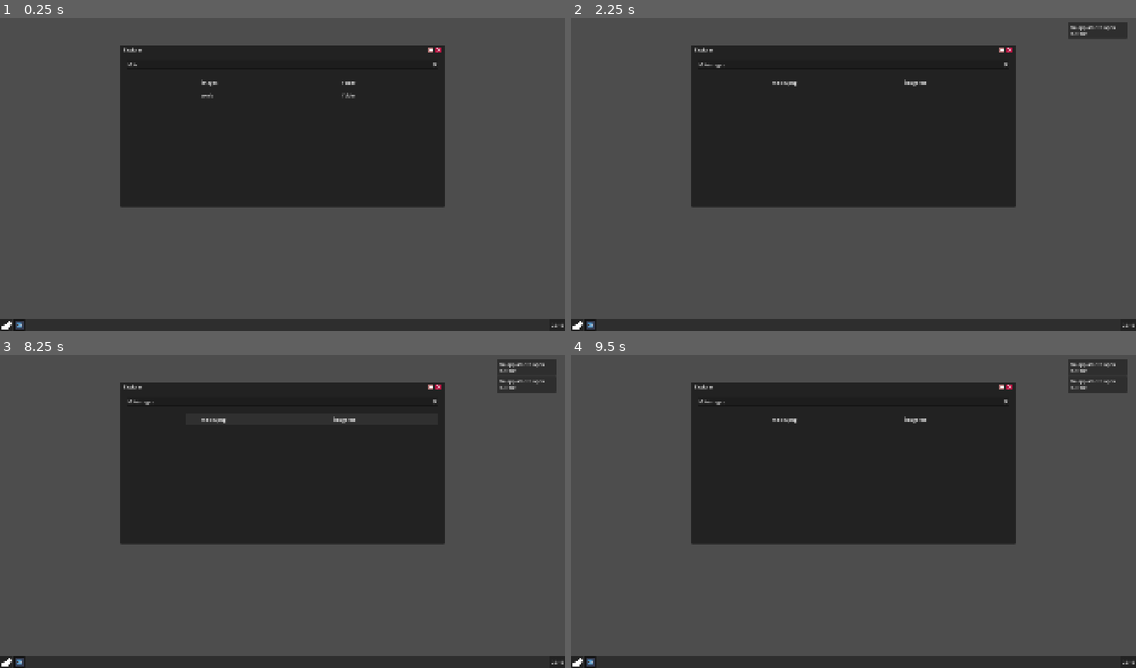
Above: before the commit, frames 1-4 (two rows, left to right).
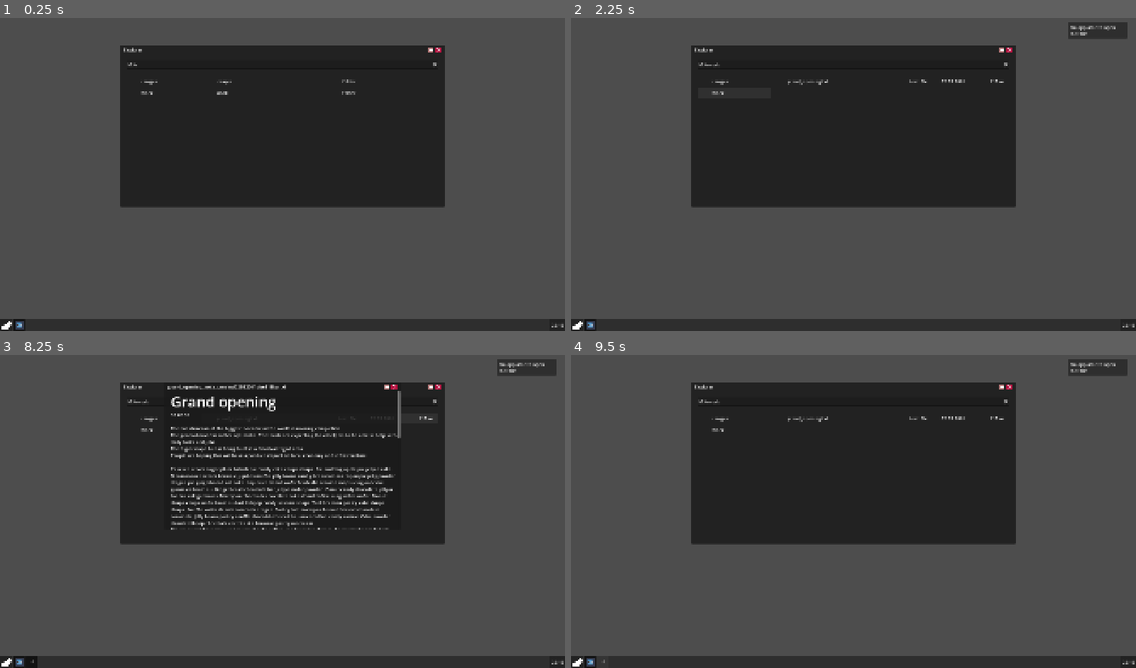
Above: after the commit, the same moments.

Repository: Dherleth/melon-os
Game: Godot game, scene res://os/core/os_system/os_system.tscn
Same seed, same stepped clock (60 frames per second), same inputs: the game is played once before the commit and once after it.
Inputs (mouse positions are in pixels of both pictures, inside the frame that each line leads up to):
- Up to frame 1 (0.25 s): no input
- Up to frame 2 (2.25 s): click (881, 83) at 0.52 s; click (881, 83) at 1.27 s; click (734, 93) at 2.02 s
- Up to frame 3 (8.25 s): click (5, 661) at 2.75 s; click (5, 661) at 3.5 s; click (429, 386) at 4.25 s; click (16, 661) at 5 s; click "22:13" at 5.75 s; click (429, 386) at 6.5 s; click (16, 661) at 7.25 s; click (310, 420) at 8.02 s
- Up to frame 4 (9.5 s): click (604, 661) at 8.77 s

The runs differ from the first frame. In frame 1, 0.2% of the frame differs, in the area x 24-63%, y 19-26%; in frame 2, 0.2%; in frame 3, 4.4%, in the area x 4-99%, y 6-100%; in frame 4, 0.7%.

Commit message:
fs tree in file explorer

Diff:
--- a/os/core/os_app/os_app_manager.gd
+++ b/os/core/os_app/os_app_manager.gd
@@ -14,12 +14,14 @@
 
 
 func launch_app(app_id: StringName, file_path := "") -> OsAppScene:
+	# Does the app with app_id exists ?
 	if not available_apps.has(app_id):
 		os_system.add_notification("No app able to open that file")
 		return null
 
 	var definition: OsAppDefinition = available_apps[app_id]
 
+	# Can the app be launched multiple times ?
 	if not definition.allow_multiple_instances:
 		var existing := _get_running_instance(app_id)
 
@@ -28,6 +30,7 @@
 				windows_container.focus_window(existing.os_window)
 			return existing
 
+	# Instantiate the app and sets it's necessary data to work
 	var app_instance = definition.scene.instantiate() as OsAppScene
 	app_instance.app_definition = definition
 	app_instance.file_path = file_path
@@ -35,19 +38,22 @@
 
 	running_apps.append(app_instance)
 
+	# Opens a window and gives it the app.
 	if windows_container:
 		var app_window := windows_container.open_window(app_instance)
 		app_window.closed.connect(_on_app_window_closed)
 		app_window.focused.connect(_on_app_window_focused)
 		app_instance.setup()
 
+	# Add a task bar button for that app instance
 	if task_bar:
 		task_bar.add_app_button(app_instance)
 
 	return app_instance
 
-
+#
 func close_app(app_instance: OsAppScene) -> void:
+	app_instance.queue_free()
 	running_apps.erase(app_instance)
 
 
--- a/os/core/os_system/os_system.gd
+++ b/os/core/os_system/os_system.gd
@@ -38,7 +38,9 @@
 	open_file(os_definition.filesystem_base_path)
 
 
-
+# Determines the app to use to open the file with FILE_ASSOCIATIONS.
+# The app then has the responsability to know how to open the file and use the
+# data in it.
 func open_file(file_path: String):
 	var file_extension = file_path.get_extension()
 
--- a/os/data/apps/file_explorer/file_button.gd
+++ b/os/data/apps/file_explorer/file_button.gd
@@ -5,6 +5,8 @@
 @onready var type_label: Label = $MarginContainer/HBoxContainer/TypeLabel
 @onready var creation_date_label: Label = $MarginContainer/HBoxContainer/CreationDateLabel
 @onready var size_label: Label = $MarginContainer/HBoxContainer/SizeLabel
+@onready var h_box_container: HBoxContainer = $MarginContainer/HBoxContainer
+@onready var margin_container: MarginContainer = $MarginContainer
 
 const FILE_TYPE := {
 	"png": "image file",
@@ -19,37 +21,107 @@
 	"mp3": "sound file",
 	"wav": "sound file",
 	"ogg": "sound file",
+
+	"": "folder"
 }
 
+# filename_p can be a standard filename and will be displayed as it is in the project structure,
+# with no metadata.
+# Or we can specify custom metadata as:
+# my_file_name_meta_created01012001size100ko.txt
+#
+# the filename will be: my_file_name.txt,
+# the creation date will be: 01.01.2001,
+# the size will be: 100ko
+#
+# If with_details is false, we hide all the labels except the filename.
+# This is usefull for displaying folders in the file explorer tree, or desktop buttons
+# for example.
+#
+# Spaces is used to show indentation in the file explorer tree
+func setup(filename_p: String, with_details := true, spaces := 0) -> void:
+	if spaces > 0:
+		var count = spaces
+		while count != 0:
+			var spacer = Label.new()
+			h_box_container.add_child(spacer)
+			h_box_container.move_child(spacer, 0)
+			count = count - 1
 
-# Of the form "name-creationDate-sizeInKo.extension"
-func setup(filename_p: String) -> void:
-	var parts := filename_p.split("-")
+	type_label.text = ""
+	creation_date_label.text = ""
+	size_label.text = ""
+
 	var extension := filename_p.get_extension().to_lower()
-	var filename := filename_p
-	var type := ""
-	var creation_date := ""
-	var size_txt := ""
-
-	if extension == "":
-		type = "folder"
-
-	if parts.size() > 1:
-		filename = parts[0] + "." + extension
-
-		if parts[1].length() >= 4:
-			creation_date = parts[1].substr(0,2) + "." + parts[1].substr(2,2) + "." + parts[1].substr(4)
-
 
 	if FILE_TYPE.has(extension):
-		type = FILE_TYPE[extension]
+		type_label.text = FILE_TYPE[extension]
 
+	var metadata_start = filename_p.find("_meta_")
 
-	if parts.size() > 2:
-		size_txt = parts[2].split(".")[0] + "ko"
+	if metadata_start == -1:
+		# This is a standard filename
+		filename_label.text = filename_p
 
+		if with_details:
+			# We don't read metadata for standard filename
+			pass
+		else:
+			filename_label.text_overrun_behavior = TextServer.OVERRUN_NO_TRIMMING
+			type_label.hide()
+			creation_date_label.hide()
+			size_label.hide()
+	else:
+		# The filename is formatted with custom metadata
 
-	filename_label.text = filename
-	type_label.text = type
-	creation_date_label.text = creation_date
-	size_label.text = size_txt
+		# Rebuilds the filename without metadata
+
+		filename_label.text = filename_p.substr(0, metadata_start)
+		if extension != "":
+			filename_label.text = filename_label.text + "." + extension
+
+		if with_details:
+			# Isolates metadata from the filename
+			var metadata := filename_p.substr(metadata_start + "_meta_".length())
+
+			# removes the extension from the metadata
+			if extension != "":
+				metadata = metadata.split(".")[0]
+
+			var creation_date_start = metadata.find("created")
+
+			if creation_date_start != -1:
+				var date_format_length = "01012001".length()
+				var creation_date = metadata.substr(creation_date_start + "created".length(), date_format_length)
+
+				if creation_date.length() == date_format_length:
+					creation_date_label.show()
+					creation_date_label.text = creation_date.substr(0,2) + "." + creation_date.substr(2,2) + "." + creation_date.substr(4)
+
+			var size_start = metadata.find("size")
+
+			if size_start != -1:
+				# We search for the end of the size string
+				var recognized_sizes := ["ko", "kb", "mo", "mb", "go", "gb"]
+				var size_str = metadata.substr(size_start + "size".length()).to_lower()
+
+				for recognized_size in recognized_sizes:
+					if size_str.contains(recognized_size):
+						var size_end = size_str.find(recognized_size)
+						# Resubstr in case there was an uppercase in the size
+						size_str = metadata.substr(size_start + "size".length(), size_end + recognized_size.length())
+						size_label.show()
+						size_label.text = size_str
+						break
+		else:
+			filename_label.text_overrun_behavior = TextServer.OVERRUN_NO_TRIMMING
+			type_label.hide()
+			creation_date_label.hide()
+			size_label.hide()
+
+	# For scrollbar to appear if placed inside a scrollbar containers.
+	# We wait for the sizes to be updated at runtime
+	await get_tree().process_frame
+
+	# Root node does not update it's size automatically when content changes
+	self.custom_minimum_size.x = margin_container.size.x
--- a/os/data/apps/file_explorer/file_button.tscn
+++ b/os/data/apps/file_explorer/file_button.tscn
@@ -6,10 +6,8 @@
 bg_color = Color(0.6, 0.6, 0.6, 0)
 
 [node name="FileButton" type="Button" unique_id=1732079923]
-custom_minimum_size = Vector2(0, 40)
-custom_maximum_size = Vector2(-1, 40)
-offset_right = 8.0
-offset_bottom = 50.0
+custom_minimum_size = Vector2(0, 35)
+offset_bottom = 35.0
 size_flags_horizontal = 3
 theme_override_styles/normal = SubResource("StyleBoxFlat_3c6o5")
 script = ExtResource("1_8r5e7")
@@ -30,7 +28,6 @@
 [node name="HBoxContainer" type="HBoxContainer" parent="MarginContainer" unique_id=18145640]
 layout_mode = 2
 theme_override_constants/separation = 30
-alignment = 2
 
 [node name="TextureRect" type="TextureRect" parent="MarginContainer/HBoxContainer" unique_id=1546340324]
 layout_mode = 2
--- a/os/data/apps/file_explorer/file_explorer.gd
+++ b/os/data/apps/file_explorer/file_explorer.gd
@@ -10,20 +10,26 @@
 func setup() -> void:
 	_set_path_input_text(file_path)
 
-	scan_directory(file_path)
+	scan_directory(file_path, true)
 
 
+# Shows the content of the directory that:
+# 1. opened the file explorer or
+# 2. that was clicked in the file explorer
+#
+# If 1, we set recursive to true to go through the whole tree and show the fs tree
+# on the left (only directories).
 func scan_directory(path: String, recursive := false, level := 0) -> void:
-	# Prevents from opening the godot project paths not in the intended runtime filesystem base path
+	# Prevents from opening paths that are not in the intended runtime path
 	if not path.contains(os_system.os_definition.filesystem_base_path):
 		return
 
+	# Empties the content on the first pass
 	if level == 0:
 		for child in folder_content_list.get_children():
 			child.queue_free()
 
 	var dir := DirAccess.open(path)
-
 	if dir == null:
 		return
 
@@ -33,16 +39,26 @@
 
 	while entry != "":
 		if entry != "." and entry != "..":
-			if not os_system.os_definition.extensions_to_hide.has(entry.get_extension()):
+			var is_authorized_extension = not os_system.os_definition.extensions_to_hide.has(entry.get_extension())
+
+			if is_authorized_extension:
 				var full_path := path.path_join(entry)
 
-				var file_button_instance := file_button_scene.instantiate() as FileButton
-				folder_content_list.add_child(file_button_instance)
-				file_button_instance.setup(full_path.get_file())
-				file_button_instance.pressed.connect(_on_file_button_pressed.bind(full_path))
+				if level == 0:
+					# Shows the content of the directory
+					var file_button_instance := file_button_scene.instantiate() as FileButton
+					folder_content_list.add_child(file_button_instance)
+					file_button_instance.setup(full_path.get_file())
+					file_button_instance.pressed.connect(_on_file_button_pressed.bind(full_path))
 
-				if dir.current_is_dir() and recursive:
-					scan_directory(full_path, recursive, level + 1)
+				if recursive:
+					# We are scanning the whole fs to show the tree
+					if dir.current_is_dir():
+						var file_button_instance := file_button_scene.instantiate() as FileButton
+						folders_list.add_child(file_button_instance)
+						file_button_instance.setup(full_path.get_file(), false, level)
+						file_button_instance.pressed.connect(_on_file_button_pressed.bind(full_path))
+						scan_directory(full_path, recursive, level + 1)
 
 		entry = dir.get_next()
 
--- a/os/data/apps/file_explorer/file_explorer.tscn
+++ b/os/data/apps/file_explorer/file_explorer.tscn
@@ -1,6 +1,11 @@
 [gd_scene format=3 uid="uid://be1mvvn43le1e"]
 
 [ext_resource type="Script" uid="uid://ccjkthrdo4wpc" path="res://os/data/apps/file_explorer/file_explorer.gd" id="1_b55kx"]
+
+[sub_resource type="StyleBoxFlat" id="StyleBoxFlat_8r5e7"]
+bg_color = Color(0, 0, 0, 0)
+border_width_right = 2
+border_color = Color(0, 0, 0, 1)
 
 [node name="FileExplorer" type="VBoxContainer" unique_id=351714816]
 anchors_preset = 15
@@ -34,12 +39,14 @@
 layout_mode = 2
 
 [node name="ScrollContainer2" type="ScrollContainer" parent="MarginContainer2/HBoxContainer" unique_id=1180461086]
-custom_minimum_size = Vector2(200, 0)
-custom_maximum_size = Vector2(200, -1)
+custom_minimum_size = Vector2(250, 0)
+custom_maximum_size = Vector2(250, -1)
 layout_mode = 2
+theme_override_styles/panel = SubResource("StyleBoxFlat_8r5e7")
 
 [node name="FoldersList" type="VBoxContainer" parent="MarginContainer2/HBoxContainer/ScrollContainer2" unique_id=55888007]
 layout_mode = 2
+size_flags_horizontal = 3
 
 [node name="ScrollContainer" type="ScrollContainer" parent="MarginContainer2/HBoxContainer" unique_id=1232449453]
 layout_mode = 2
Renamed: os/data/filesystem/work/grand_opening-01012001-100.txt -> os/data/filesystem/work/grand_opening_meta_created02032001size113ko.txt
Not shown, changed: os/data/filesystem/.DS_Store
